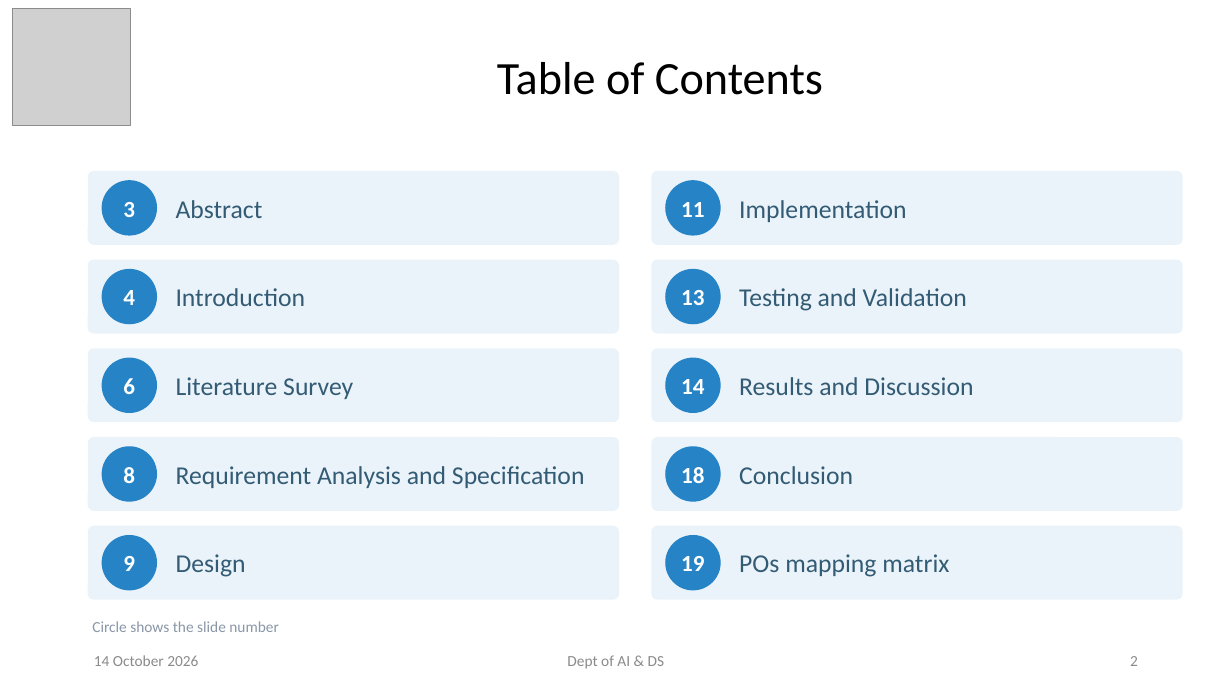
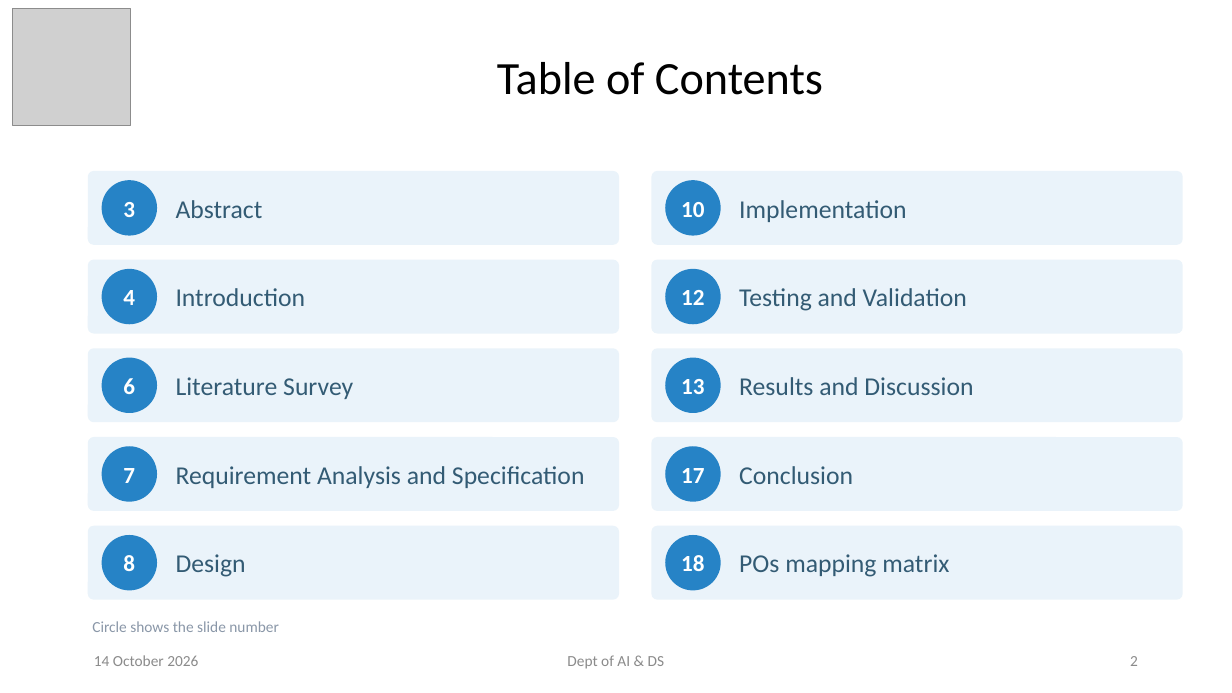
Before and after one commit to NitinHarsur/BIO-AlGO, a slide deck: slide 2 of presentation/SwarmFolio_Final_Presentation.pptx. Drawn at 1232x693 pixels with LibreOffice and Linux fonts; fonts in the diff are those of the drawing; grey boxes stand for pictures. Boxes give left, top, right and bottom in pixels: in the first picture for what was removed or moved away, otherwise in the second. Text is boxed around its words. In the diff, an @@ line names an element or a change of style, - is before the commit and + after.

```diff
--- a/presentation/SwarmFolio_Final_Presentation.pptx
+++ b/presentation/SwarmFolio_Final_Presentation.pptx
@@ text in ellipse at [681,202,704,217]: text changed @@
-11
+10
@@ ellipse added at [665,269,721,324], fill #2683C6, 18 pt, text #FFFFFF, bold @@
+12
@@ ellipse removed at [665,358,721,413] @@
-14
@@ ellipse added at [102,446,157,502], fill #2683C6, 18 pt, text #FFFFFF, bold @@
+7
@@ ellipse added at [665,446,721,502], fill #2683C6, 18 pt, text #FFFFFF, bold @@
+17
@@ ellipse removed at [102,535,157,591] @@
-9
@@ 3 ellipses: place and size @@
-3 ellipses at [102,269,721,502]
+3 ellipses at [102,358,721,591]
@@ ellipse removed at [665,535,721,591] @@
-19
```
Also in this commit, not shown: 1 slide removed, 1 other file.
